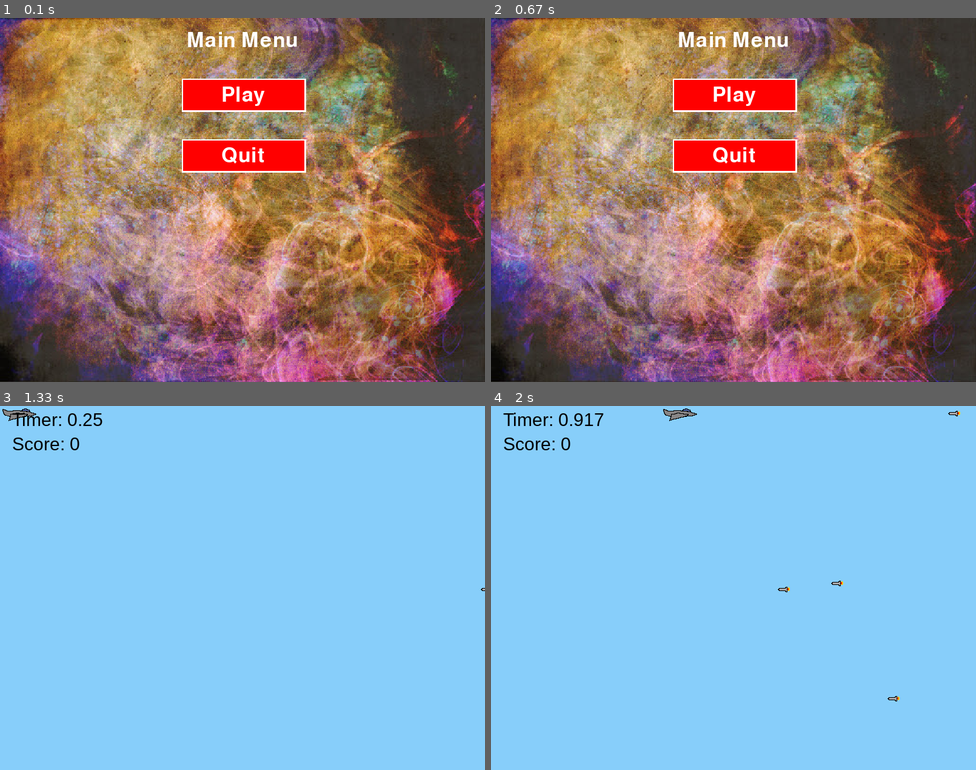
Above: before the commit, frames 1-4 (two rows, left to right).
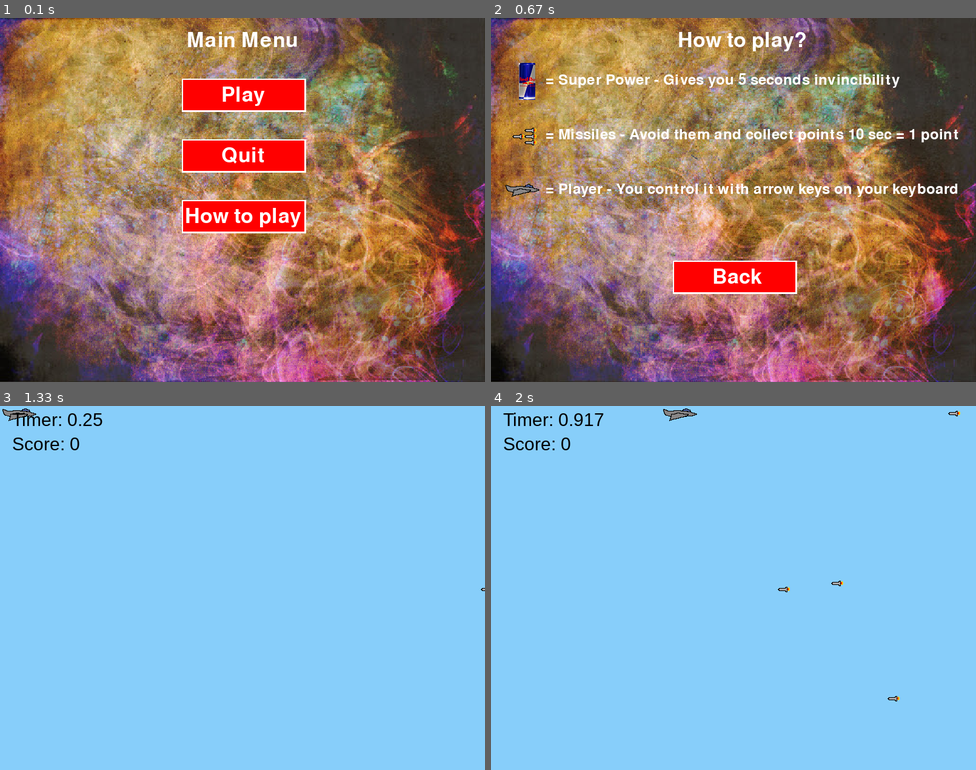
Above: after the commit, the same moments.

Repository: someone-existing/PyGame
Game: pygame game, started from game.py
The game is run twice, just before and just after one commit, with the same random seed, the same clock (stepped at 60 frames per second) and the same inputs.
Inputs (mouse positions are in pixels of both pictures, inside the frame that each line leads up to):
- Up to frame 1 (0.1 s): no input
- Up to frame 2 (0.67 s): click (714, 214) at 0.38 s
- Up to frame 3 (1.33 s): click (291, 668) at 0.72 s; click "Play" at 1.05 s
- Up to frame 4 (2 s): hold Right 1.33-1.8 s; move the mouse to (912, 715) at 1.37 s

The runs differ from the first frame. In frame 1, 2.3% of the frame differs, in the area x 37-64%, y 50-60%; in frame 2, 11%, in the area x 3-97%, y 3-76%; in frame 3, nothing differs; in frame 4, nothing differs.

Commit message:
Added How to play button

Diff:
--- a/game.py
+++ b/game.py
@@ -25,6 +25,7 @@
 power_sound.set_volume(1)
 font = pygame.font.SysFont("Comic Sans", 50)
 gamefont = pygame.font.SysFont("Arial", 30)
+htpfont = pygame.font.SysFont("Comic Sans", 35)
 boja = (0, 0, 0)
 # Define a Player object by extending pygame.sprite.Sprite
 # The surface drawn on the screen is now an attribute of 'player'
@@ -48,6 +49,8 @@
     surface.blit(textobj, textrect)
 
 
+pygame.mixer.music.load("main_menu.mp3")
+pygame.mixer.music.play(loops=-1)
 def main_menu():
     click = False
     while True:
@@ -62,20 +65,29 @@
 
         button_1 = pygame.Rect(302, 102, 200, 50)
         button_2 = pygame.Rect(302, 202, 200, 50)
+        button_3 = pygame.Rect(302, 302, 200, 50)
         outline_1 = pygame.Rect(300, 100, 205, 55)
         outline_2 = pygame.Rect(300, 200, 205, 55)
+        outline_3 = pygame.Rect(300, 300, 205, 55)
         if button_1.collidepoint((mx, my)):
             if click:
+                pygame.mixer.music.stop()
                 game()
         if button_2.collidepoint((mx, my)):
             if click:
                 quit()
+        if button_3.collidepoint((mx, my)):
+            if click:
+                how_to_play()
         pygame.draw.rect(screen, (255, 255, 255), outline_1)
         pygame.draw.rect(screen, (255, 255, 255), outline_2)
+        pygame.draw.rect(screen, (255, 255, 255), outline_3)
         pygame.draw.rect(screen, (255, 0, 0), button_1)
         pygame.draw.rect(screen, (255, 0, 0), button_2)
+        pygame.draw.rect(screen, (255, 0, 0), button_3)
         draw_text('Play', font, (255, 255, 255), screen, 365, 110)
         draw_text('Quit', font, (255, 255, 255), screen, 365, 210)
+        draw_text('How to play', font, (255, 255, 255), screen, 305, 310)
 
 
         click = False
@@ -87,6 +99,59 @@
                 if event.key == K_ESCAPE:
                     pygame.quit()
                     sys.exit()
+            if event.type == MOUSEBUTTONDOWN:
+                if event.button == 1:
+                    click = True
+
+        pygame.display.update()
+        clock.tick(60)
+def how_to_play():
+    click = False
+    while True:
+        white = (255,255,255)
+        black = (0,0,0)
+        bg = pygame.image.load("bg.jpg")
+        bg = pygame.transform.scale(bg, (800, 600))
+        jet = pygame.image.load("jet.png").convert()
+        sp = pygame.image.load("power.png").convert()
+        enpic = pygame.image.load("missile.png").convert()
+        enpic.set_colorkey(white)
+        sp.set_colorkey(black)
+        jet.set_colorkey(white)
+        screen.blit(bg, (0,0))
+        screen.blit(jet, (20,270))
+        screen.blit(sp, (10, 70))
+        screen.blit(enpic, (55, 200))
+        screen.blit(enpic, (55, 190))
+        screen.blit(enpic, (35, 190))
+        screen.blit(enpic, (55, 180))
+        draw_text('How to play?', font, (255, 255, 255), screen, 308, 20)
+        draw_text('= Super Power - Gives you 5 seconds invincibility', htpfont, (255, 255, 255), screen, 90, 90)
+        draw_text('= Missiles - Avoid them and collect points 10 sec = 1 point', htpfont, (255, 255, 255), screen, 90, 180)
+        draw_text('= Player - You control it with arrow keys on your keyboard', htpfont, (255, 255, 255), screen, 90, 270)
+
+        mx, my = pygame.mouse.get_pos()
+
+
+        back_1 = pygame.Rect(302, 402, 200, 50)
+        outlineback_1 = pygame.Rect(300, 400, 205, 55)
+        if back_1.collidepoint((mx, my)):
+            if click:
+                main_menu()
+        pygame.draw.rect(screen, (255, 255, 255), outlineback_1)
+        pygame.draw.rect(screen, (255, 0, 0), back_1)
+        draw_text('Back', font, (255, 255, 255), screen, 365, 410)
+
+
+
+        click = False
+        for event in pygame.event.get():
+            if event.type == QUIT:
+                pygame.quit()
+                sys.exit()
+            if event.type == KEYDOWN:
+                if event.key == K_ESCAPE:
+                    main_menu()
             if event.type == MOUSEBUTTONDOWN:
                 if event.button == 1:
                     click = True
@@ -245,15 +310,13 @@
                     pygame.mixer.music.stop()
                     running = False
                     main_menu()
+                    pygame.mixer.music.load("main_menu.mp3")
+                    pygame.mixer.music.play(loops=-1)
 
             # Did the user click the window close button? If so, stop the loop.
             elif event.type == QUIT:
-                    player.kill()
-                    move_up_sound.stop()
-                    move_down_sound.stop()
-                    pygame.mixer.music.stop()
-                    running = False
-                    main_menu()
+                pygame.quit()
+                sys.exit()
             # Add a new enemy?
             elif event.type == ADDENEMY:
                 # Create the new enemy and add it to sprite groups
@@ -306,6 +369,8 @@
         if pygame.sprite.spritecollideany(player, enemies):
             # If so, then remove the player and stop the loop
             if superpowertimer == 0:
+#                lastscore = playerscore
+ #               lasttime = seconds
                 death_sound.play()
                 player.kill()
 
@@ -318,7 +383,8 @@
 
                 running = False
                 main_menu()
-
+                pygame.mixer.music.load("main_menu.mp3")
+                pygame.mixer.music.play(loops=-1)
 
         pygame.display.update()
         # Ensure program maintains a rate of 30 frames per second
Not shown, added: main_menu.mp3
